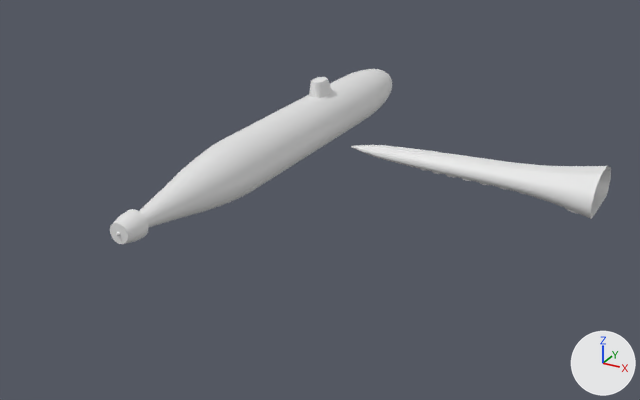
Before and after pictures for a commit that changed the Blender file ponorka/chapadlo/untitled.blend.
Before and after are seen from a camera (50 mm lens) standing at (36.3, -121.9, 57.9) and looking at (-24.4, -11.7, 2.8). The axes (+X, +Y, +Z) are drawn at lower right. The lights are the same throughout.

Objects in the first picture: 'Cylinder.001', 'submarine'.
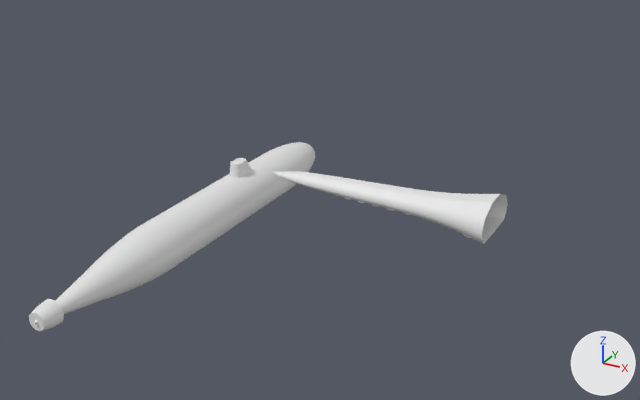
Boxes [x1, y1, x2, y2] around the edits, measured in the pictures (640 x 400 px):
'submarine', moved: before [110, 69, 392, 244]; after [29, 142, 315, 331]
'Cylinder.001', moved: before [351, 145, 611, 219]; after [273, 171, 508, 244]

Patch to the scene script:
```diff
--- a/ponorka/chapadlo/untitled.blend.py
+++ b/ponorka/chapadlo/untitled.blend.py
@@ ob_cylinder_001 @@
 ob_cylinder_001 = bpy.data.objects.new('Cylinder.001', me_cylinder_039)
-ob_cylinder_001.location = (15.1, 0.0, 8.0)
+ob_cylinder_001.location = (-0.1, 0.0, 0.5)
@@ ob_submarine @@
 ob_submarine = bpy.data.objects.new('submarine', me_cylinder_040)
-ob_submarine.location = (-32.9, 0.7, 10.2)
+ob_submarine.location = (-49.8, 0.7, -7.4)
```
